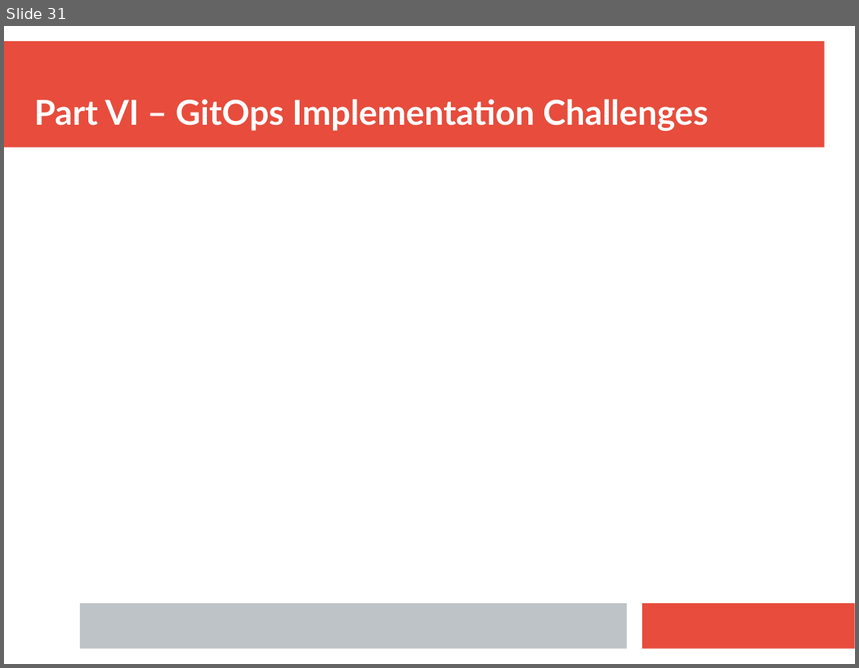
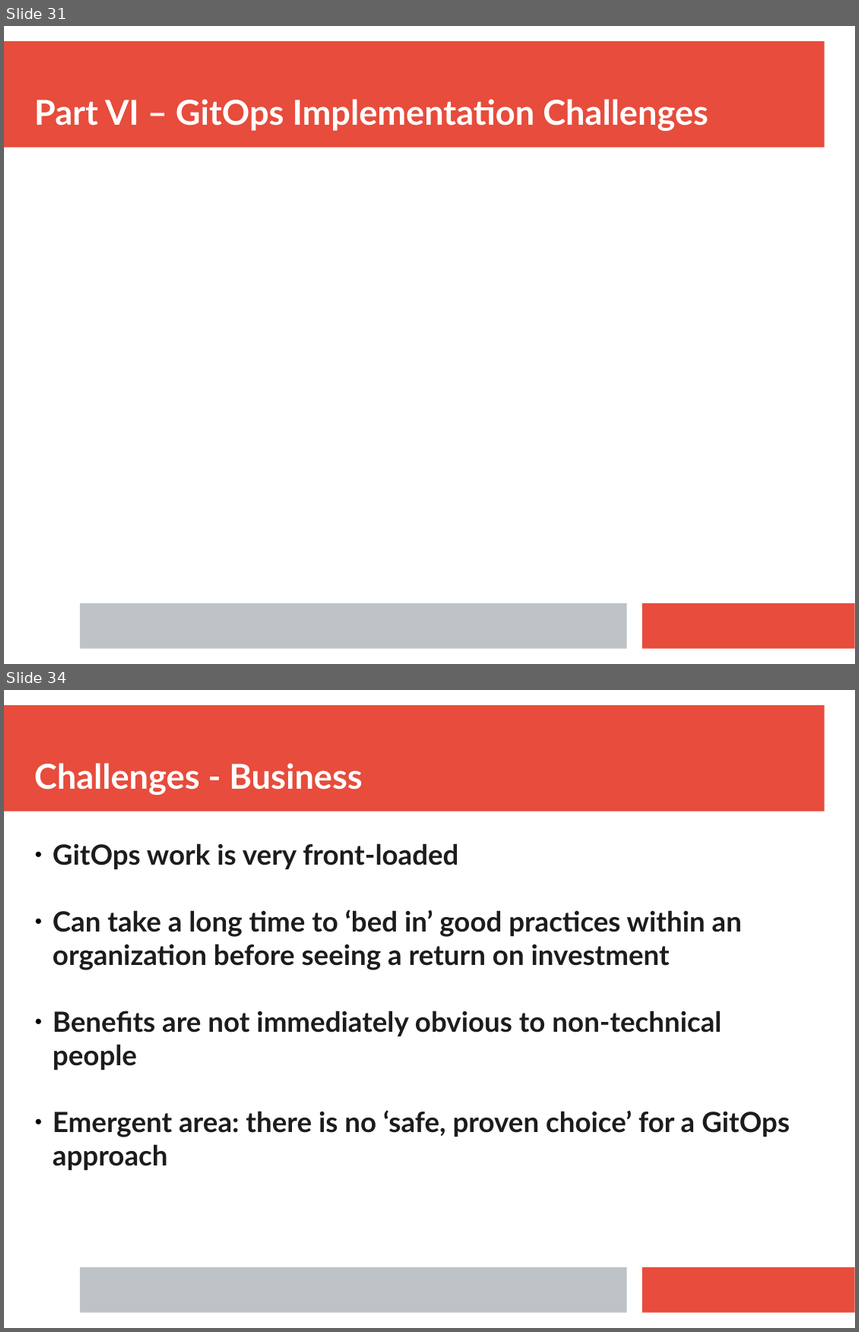
Before and after one commit to ianmiell/gitops-first-steps, a slide deck: slides/gitops_first_steps.pptx. Shown one above the other, each under a label of ours: slide 31 before the commit, slides 31 and 34 after it; the slides between them are not shown. The pictures are 859x668 and 859x1332 pixels, drawn with LibreOffice and Linux fonts; fonts in the diff are those of the drawing. Boxes give left, top, right and bottom in pixels: in the first picture for what was removed or moved away, otherwise in the second. Text is boxed around its words. In the diff, an @@ line names an element or a change of style, - is before the commit and + after.

```diff
--- a/slides/gitops_first_steps.pptx
+++ b/slides/gitops_first_steps.pptx
@@ slide 34 added at (x1=4, y1=690, x2=855, y2=1328), background #FFFFFF; not listed: 3 template elements that a slide beside it also shows @@
@@ text added at (x1=34, y1=763, x2=362, y2=795), 32 pt, text #FFFFFF, bold @@
+Challenges - Business
@@ text added at (x1=53, y1=844, x2=790, y2=1170), 26 pt, text #1C1C1C, bold @@
+● GitOps work is very front-loaded
+● Can take a long time to ‘bed in’ good practices within an organization before seeing a return on investment
+● Benefits are not immediately obvious to non-technical people
+● Emergent area: there is no ‘safe, proven choice’ for a GitOps approach
```
Also in this commit, not shown: 2 slides changed, 6 other slides added, 2 slides removed.
